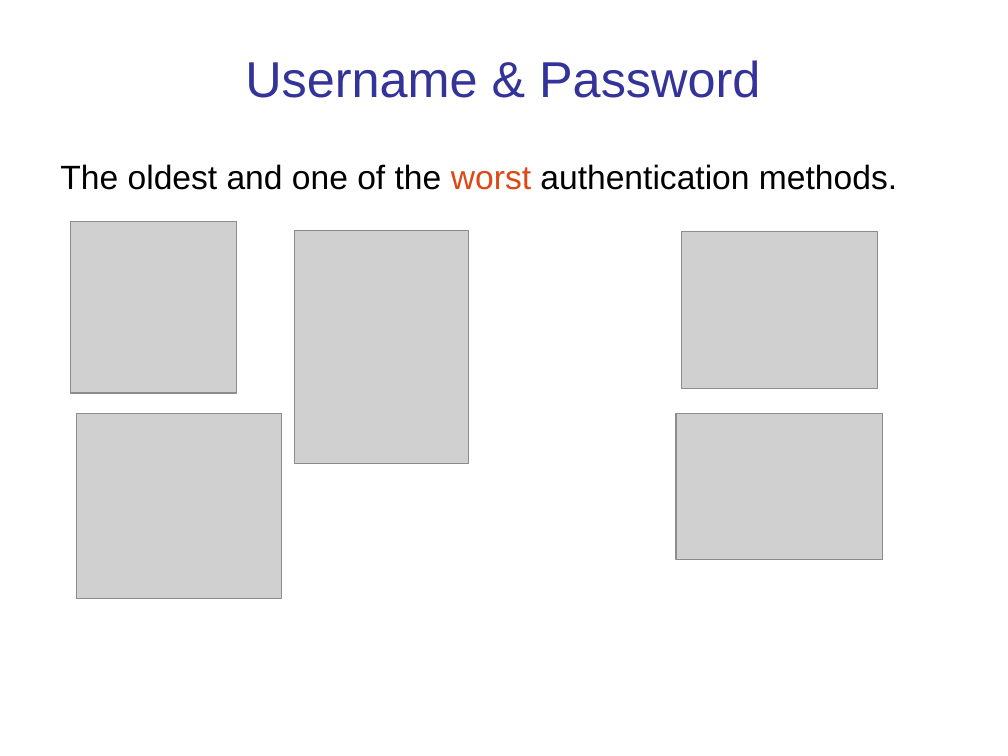
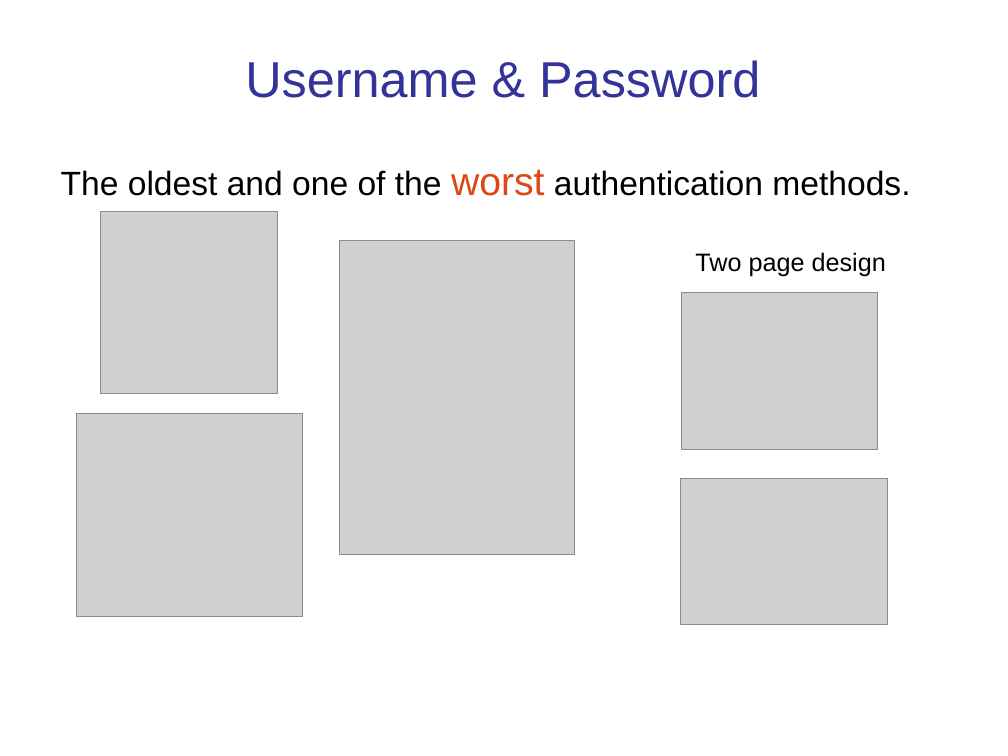
Before and after one commit to cpske/ISP, a slide deck: slide 5 of authentication/Authentication-and-Authorization.ppt. Drawn at 1008x756 pixels with LibreOffice and Linux fonts; fonts in the diff are those of the drawing; grey boxes stand for pictures. Boxes give left, top, right and bottom in pixels: in the first picture for what was removed or moved away, otherwise in the second. Text is boxed around its words. In the diff, an @@ line names an element or a change of style, - is before the commit and + after.

```diff
--- a/authentication/Authentication-and-Authorization.ppt
+++ b/authentication/Authentication-and-Authorization.ppt
@@ text "The oldest and one of ..." at <box>61,169,910,196</box>: size 24 to 28 pt in "worst" @@
@@ picture: place and size @@
-picture at <box>71,222,237,393</box>
+picture at <box>101,212,277,393</box>
@@ picture: place and size @@
-picture at <box>294,231,469,464</box>
+picture at <box>340,241,575,554</box>
@@ text added at <box>695,252,886,277</box>, 18 pt, text #000000 @@
+Two page design
@@ picture: place and size @@
-picture at <box>681,232,877,389</box>
+picture at <box>681,292,877,450</box>
@@ picture: place and size @@
-picture at <box>77,413,282,599</box>
+picture at <box>77,413,302,617</box>
@@ picture: place and size @@
-picture at <box>676,413,882,559</box>
+picture at <box>681,478,888,624</box>
```
Also in this commit, not shown: 18 other slides changed, 1 slide added, 4 other files.
